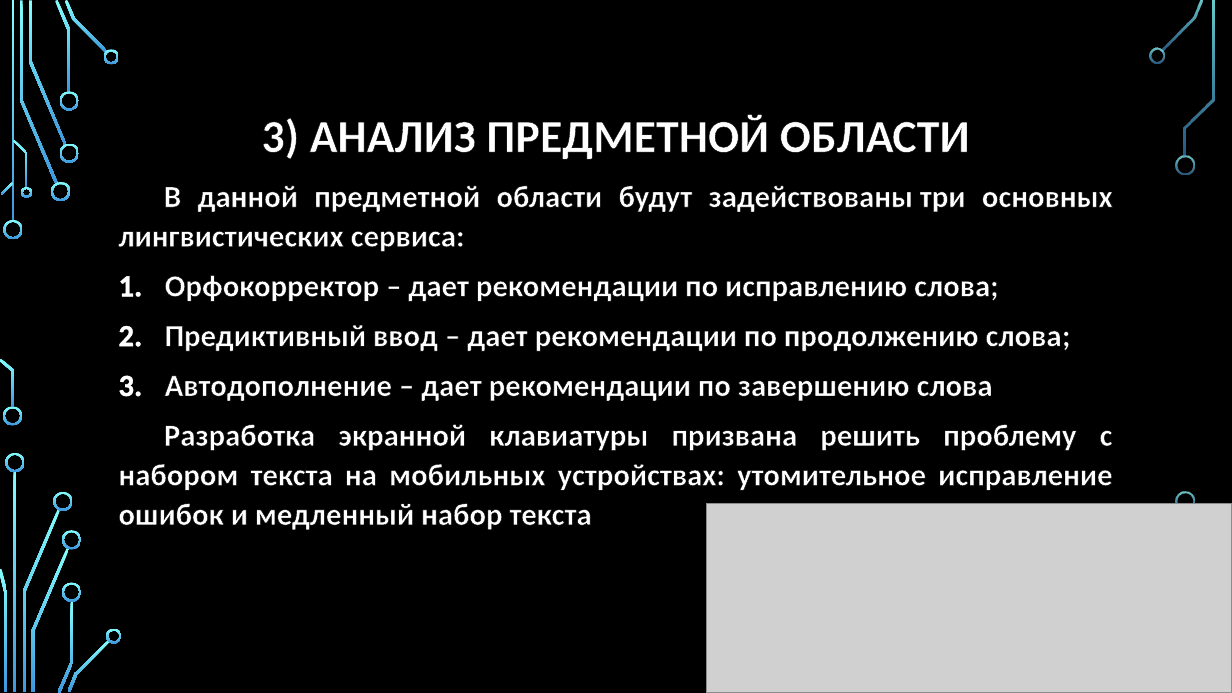
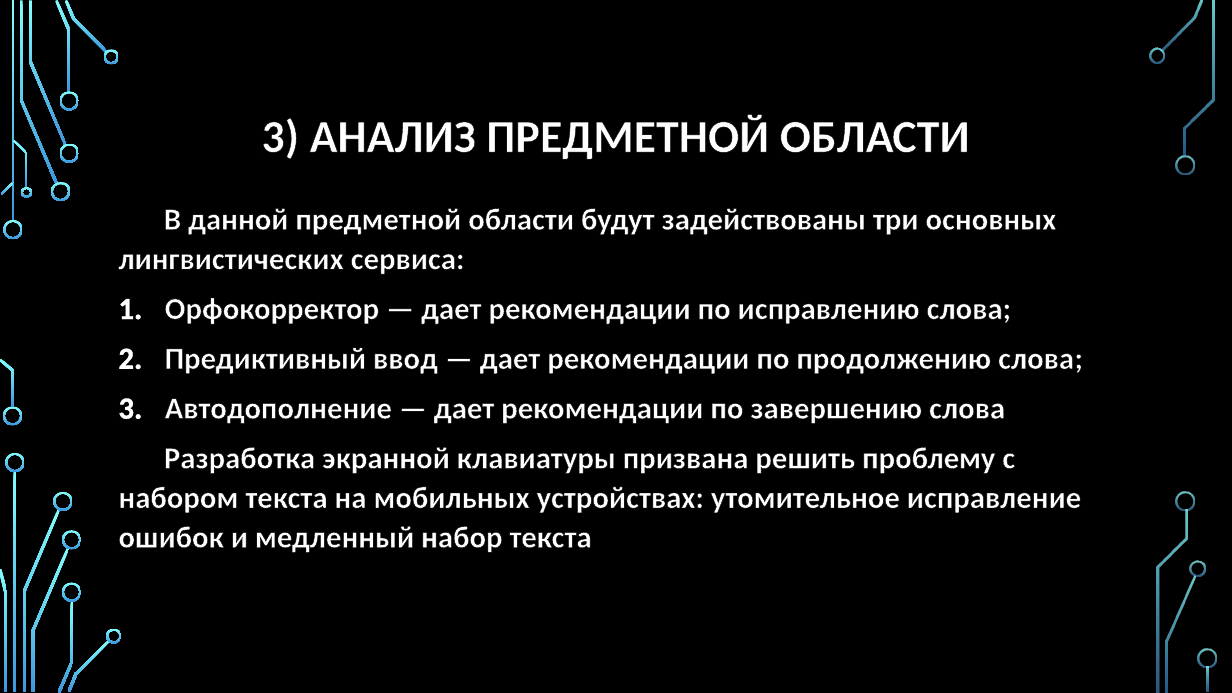
Before and after one commit to Ruslan-Far/docs-graduate-work, a slide deck: slide 3 of Фархетдинов - Презентация по ВКР.pptx. Drawn at 1232x693 pixels with LibreOffice and Linux fonts; fonts in the diff are those of the drawing; grey boxes stand for pictures; background and template pictures are left out. Boxes give left, top, right and bottom in pixels: in the first picture for what was removed or moved away, otherwise in the second. Text is boxed around its words. In the diff, an @@ line names an element or a change of style, - is before the commit and + after.

```diff
--- a/Фархетдинов - Презентация по ВКР.pptx
+++ b/Фархетдинов - Презентация по ВКР.pptx
@@ text "В данной предметной области будут ...": place and size @@
-text "В данной предметной области будут ..." at (118, 186, 1113, 530)
+text "В данной предметной области будут ..." at (118, 208, 1083, 553)
@@ text at (118, 208, 1081, 553): alignment justified to left @@
@@ text at (165, 298, 1083, 424): text changed @@
-1. Орфокорректор – дает рекомендации по исправлению слова;
-2. Предиктивный ввод – дает рекомендации по продолжению слова;
-3. Автодополнение – дает рекомендации по завершению слова
+1. Орфокорректор — дает рекомендации по исправлению слова;
+2. Предиктивный ввод — дает рекомендации по продолжению слова;
+3. Автодополнение — дает рекомендации по завершению слова
@@ picture removed at (706, 504, 1232, 693) @@
@@ freeform shape added at (1190, 561, 1206, 577), fill gradient #82FFFF to #3D97DE @@
@@ freeform shape added at (1198, 649, 1217, 668), fill gradient #82FFFF to #3D97DE @@
```
Also in this commit, not shown: 2 other slides changed, 1 slide removed.
